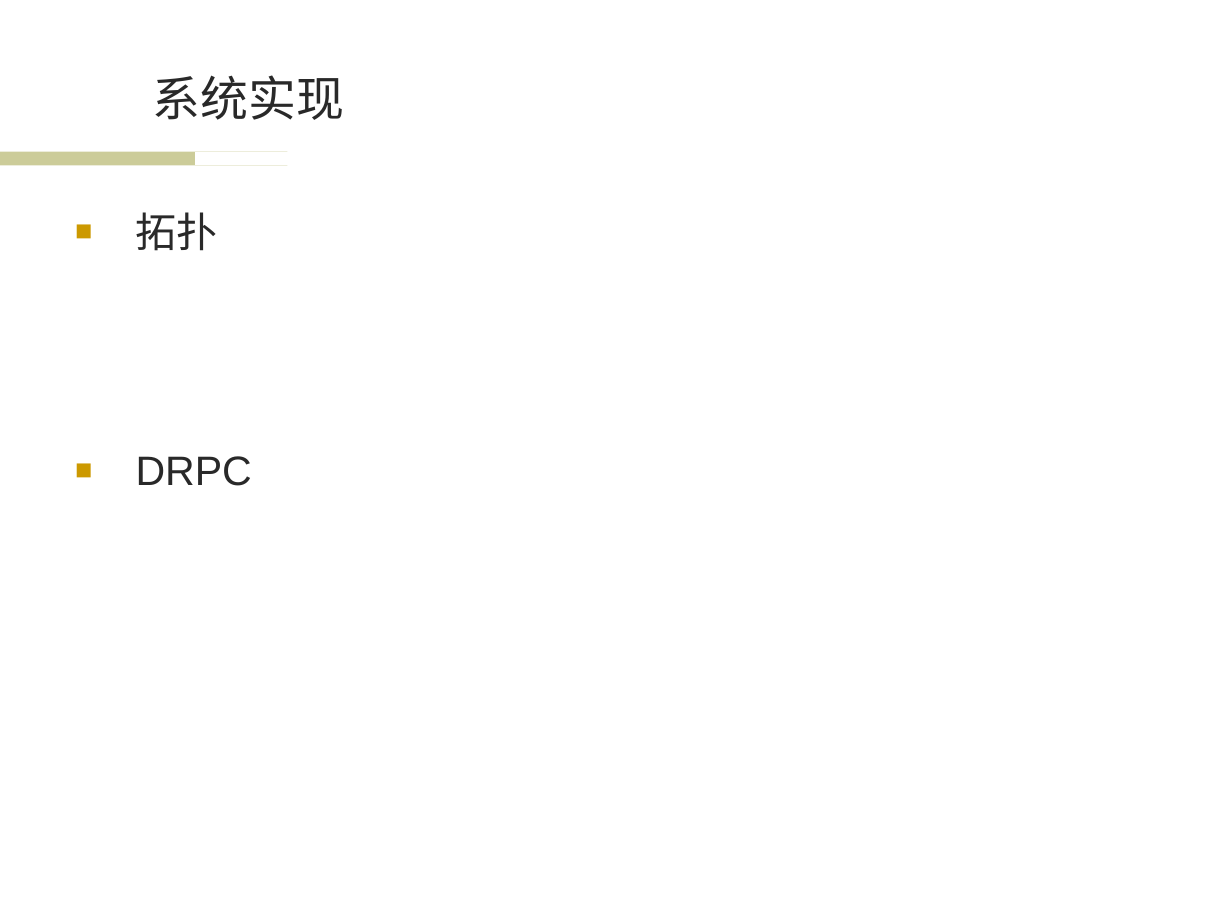
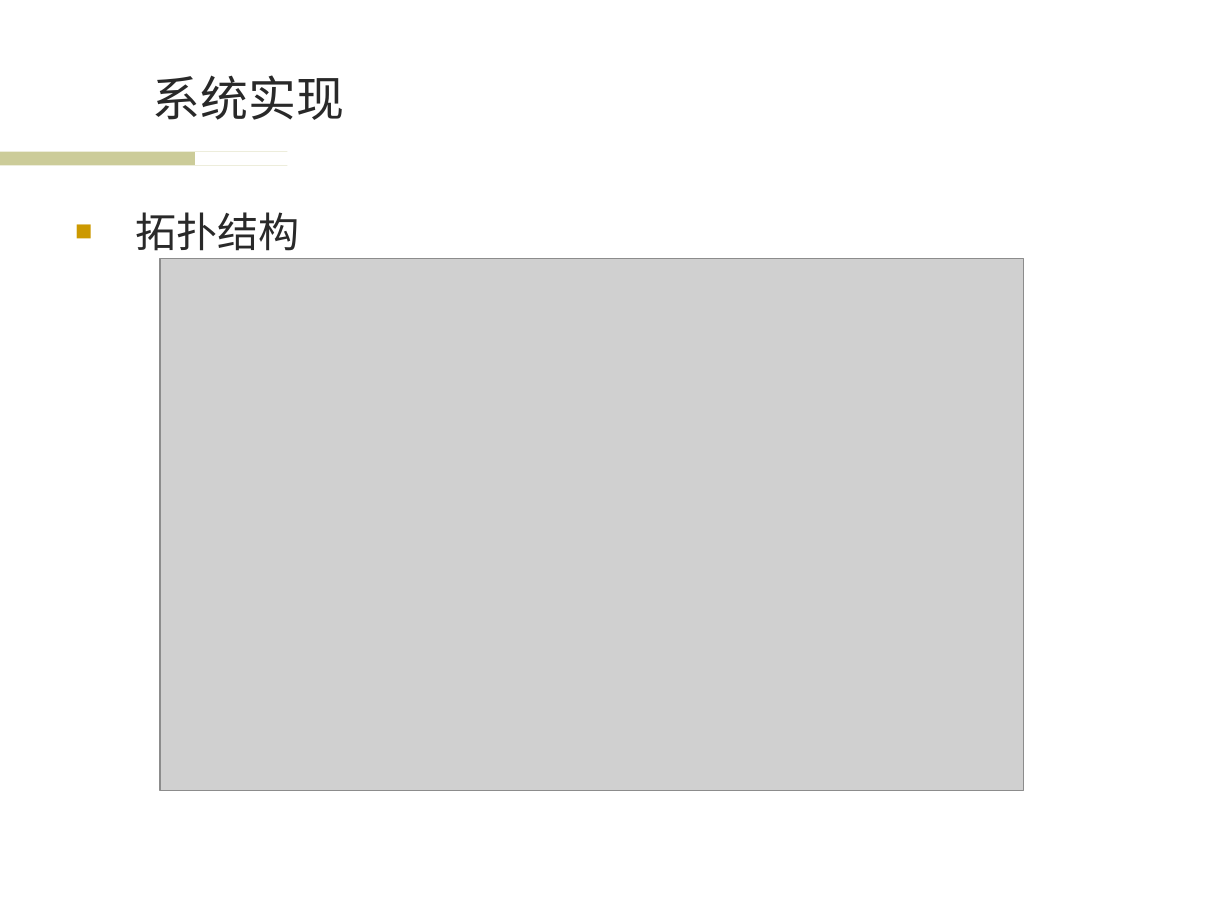
Before and after one commit to wwssttt/NJUThesis, a slide deck: slide 18 of ppt/一种基于时间序列分析的个性化音乐推荐系统及其实现.ppt (slide 16 before the commit). Drawn at 1232x924 pixels with LibreOffice and Linux fonts; fonts in the diff are those of the drawing; grey boxes stand for pictures; background and template pictures are left out. Boxes give left, top, right and bottom in pixels: in the first picture for what was removed or moved away, otherwise in the second. Text is boxed around its words. In the diff, an @@ line names an element or a change of style, - is before the commit and + after.

```diff
--- a/ppt/一种基于时间序列分析的个性化音乐推荐系统及其实现.ppt
+++ b/ppt/一种基于时间序列分析的个性化音乐推荐系统及其实现.ppt
@@ text at bbox=[136, 212, 300, 251]: text changed @@
-■ 拓扑
-■ DRPC
+■ 拓扑结构
@@ picture added at bbox=[160, 259, 1024, 791] @@
```
Also in this commit, not shown: 4 other slides changed, 3 slides added, 1 slide removed, 5 other files.
